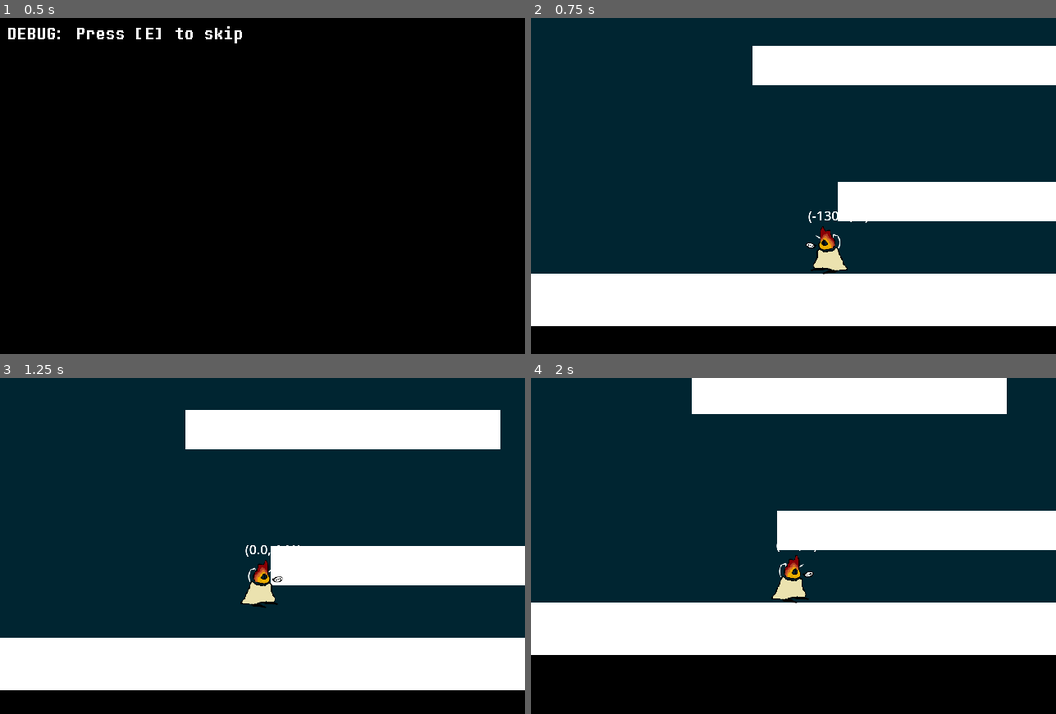
Above: before the commit, frames 1-4 (two rows, left to right).
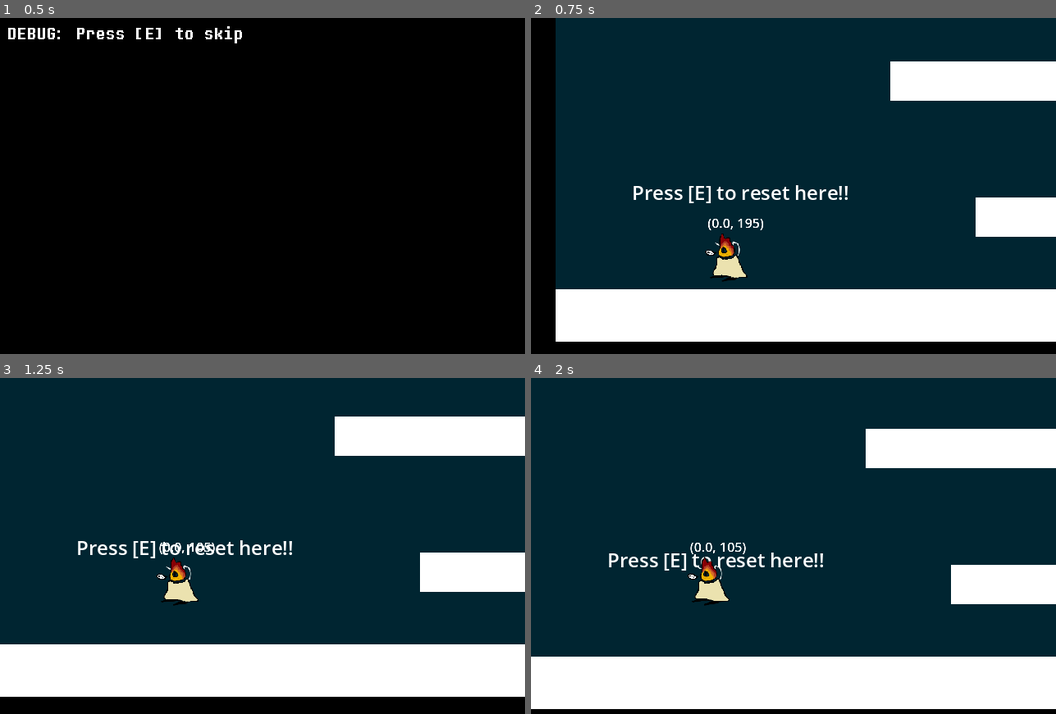
Above: after the commit, the same moments.

Repository: cloverian/a-sea-full
Game: Godot game, scene res://scenes/initialscene.tscn
The game is run twice, just before and just after one commit, with the same random seed, the same clock (stepped at 60 frames per second) and the same inputs.
Inputs:
- Up to frame 1 (0.5 s): no input
- Up to frame 2 (0.75 s): tap E (E) at 0.5 s; tap A (A) at 0.6 s
- Up to frame 3 (1.25 s): tap Space (Jump) at 0.77 s; tap D (D) at 0.8 s
- Up to frame 4 (2 s): tap E (E) at 1.25, 1.55 s; tap D (D) at 1.35 s; tap Space (Jump) at 1.52 s

Frame 1 is identical in both runs. In frame 2, 25% of the frame differs, in the area x 0-100%, y 0-97%; in frame 3, 15%; in frame 4, 53%, in the area x 0-100%, y 0-99%.

Commit message:
Tweaked a bit with values, added a resetpos button in test map.

Diff:
--- a/scenes/map.tscn
+++ b/scenes/map.tscn
@@ -74,3 +74,11 @@
 [node name="CollisionShape2D" type="CollisionShape2D" parent="Obstacle3"]
 position = Vector2(1080, 240)
 shape = SubResource("RectangleShape2D_paxxb")
+
+[node name="Label" type="Label" parent="."]
+offset_left = 93.0
+offset_top = 281.0
+offset_right = 404.0
+offset_bottom = 326.0
+theme_override_font_sizes/font_size = 24
+text = "Press [E] to reset here!!"
--- a/scenes/test.tscn
+++ b/scenes/test.tscn
@@ -9,7 +9,7 @@
 [node name="Map" parent="." instance=ExtResource("1_bl13t")]
 
 [node name="Player" parent="." instance=ExtResource("2_iyx0m")]
-position = Vector2(522, 380)
+position = Vector2(215, 350)
 scale = Vector2(0.5, 0.5)
 
 [node name="WorldCamera" type="Camera2D" parent="."]
--- a/scripts/globals/global.gd
+++ b/scripts/globals/global.gd
@@ -37,5 +37,6 @@
 	else:
 		get_tree().create_tween().tween_property(object, property, final_val, duration).set_trans(transition)
 
-func isNegative(number) -> bool:
-	return abs(number) / number
+func isNegative(number: float) -> bool:
+	if abs(number) / number == 1: return true
+	else: return false
--- a/scripts/player.gd
+++ b/scripts/player.gd
@@ -1,12 +1,14 @@
 extends CharacterBody2D
 
-const MAXSPEED : float = 210.0
-const ACCELERATION : float = 20.0
+const MAXSPEED : float = 300.0
+const ACCELERATION : float = 30.0
 const JUMP_VELOCITY : float = -300.0
-const GRAVITY : Vector2 = Vector2(0.0, 981.0)
+const GRAVITY : Vector2 = Vector2(0.0, 900.0)
 var jumps : int = 0
 
 func _process(_delta) -> void:
+	if Input.is_action_just_pressed("E"):
+		position = Vector2(215, 350)
 	$Label.text = "(" + str(velocity.x) + ", " + str(roundi(velocity.y)) + ")"
 
 func _physics_process(delta: float) -> void:
@@ -26,11 +28,10 @@
 		# TODO: Better fastfall maybe?
 
 	var direction : float = Input.get_axis("A", "D")
-	if direction == -1: $Sprite.flip_h = true
-	elif direction == 1: $Sprite.flip_h = false
+	$Sprite.flip_h = true if not Global.isNegative(direction) else false
 
 	if direction:
-		velocity.x = direction * MAXSPEED
+		velocity.x += (direction * ACCELERATION) if abs(velocity.x) < MAXSPEED else 0.0
 	else:
 		velocity.x = move_toward(velocity.x, 0, ACCELERATION)
 
